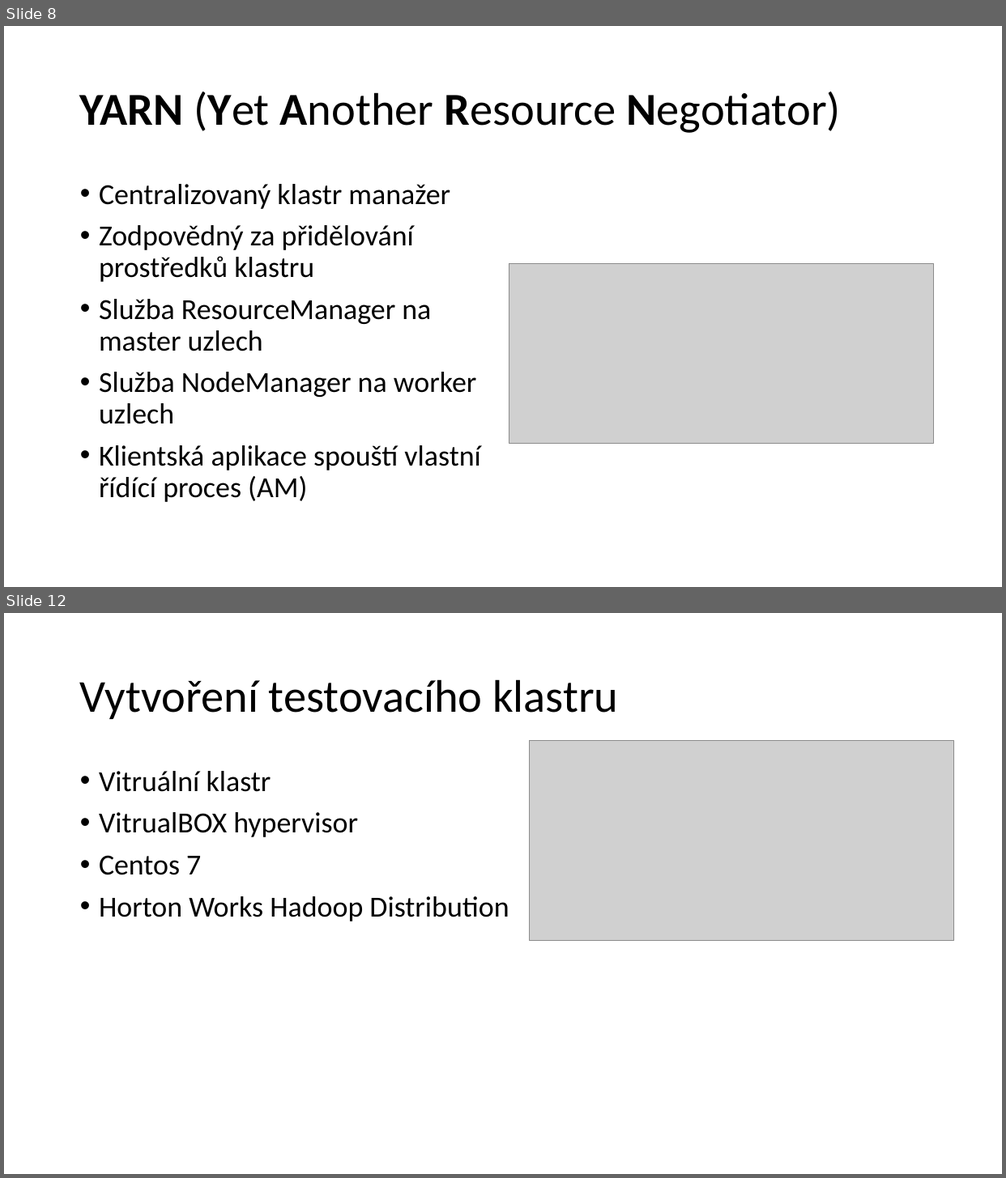
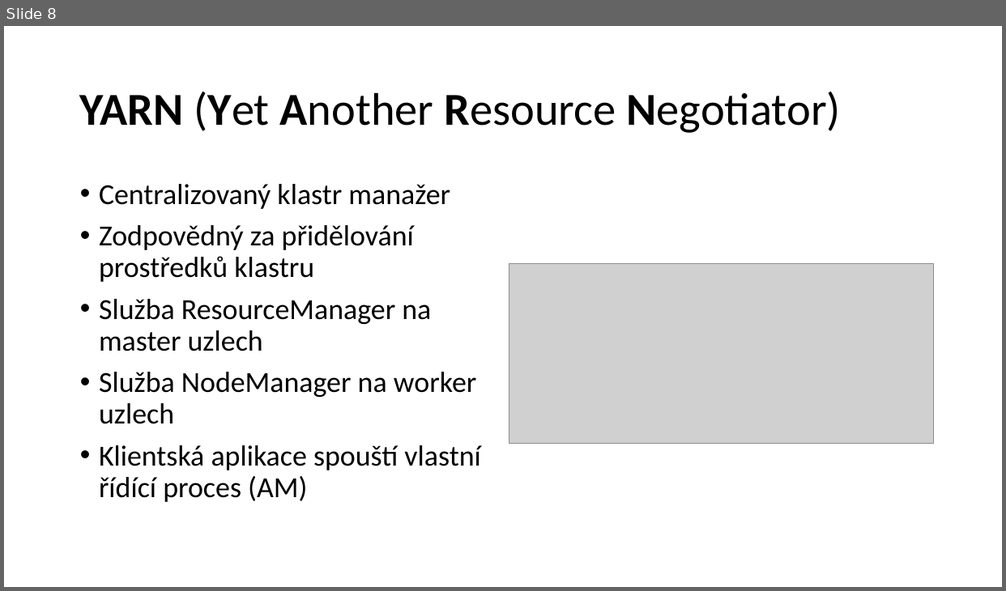
Before and after one commit to barenode/bp, a slide deck: prezentace.pptx. Shown one above the other, each under a label of ours: slides 8 and 12 before the commit, slide 8 after it; the slides between them are not shown. The pictures are 1006x1178 and 1006x591 pixels, drawn with LibreOffice and Linux fonts; fonts in the diff are those of the drawing; grey boxes stand for pictures. Boxes give left, top, right and bottom in pixels: in the first picture for what was removed or moved away, otherwise in the second. Text is boxed around its words. In the diff, an @@ line names an element or a change of style, - is before the commit and + after.

```diff
--- a/prezentace.pptx
+++ b/prezentace.pptx
@@ slide 12 removed at bbox=[4, 613, 1002, 1174], background #FFFFFF @@
@@ title removed at bbox=[80, 679, 618, 719] @@
-Vytvoření testovacího klastru
@@ picture removed at bbox=[530, 740, 954, 940] @@
@@ text removed at bbox=[99, 771, 509, 922] @@
-• Vitruální klastr
-• VitrualBOX hypervisor
-• Centos 7
-• Horton Works Hadoop Distribution
```
Also in this commit, not shown: 9 slides changed, 2 slides added, 4 other slides removed, 1 other file.
